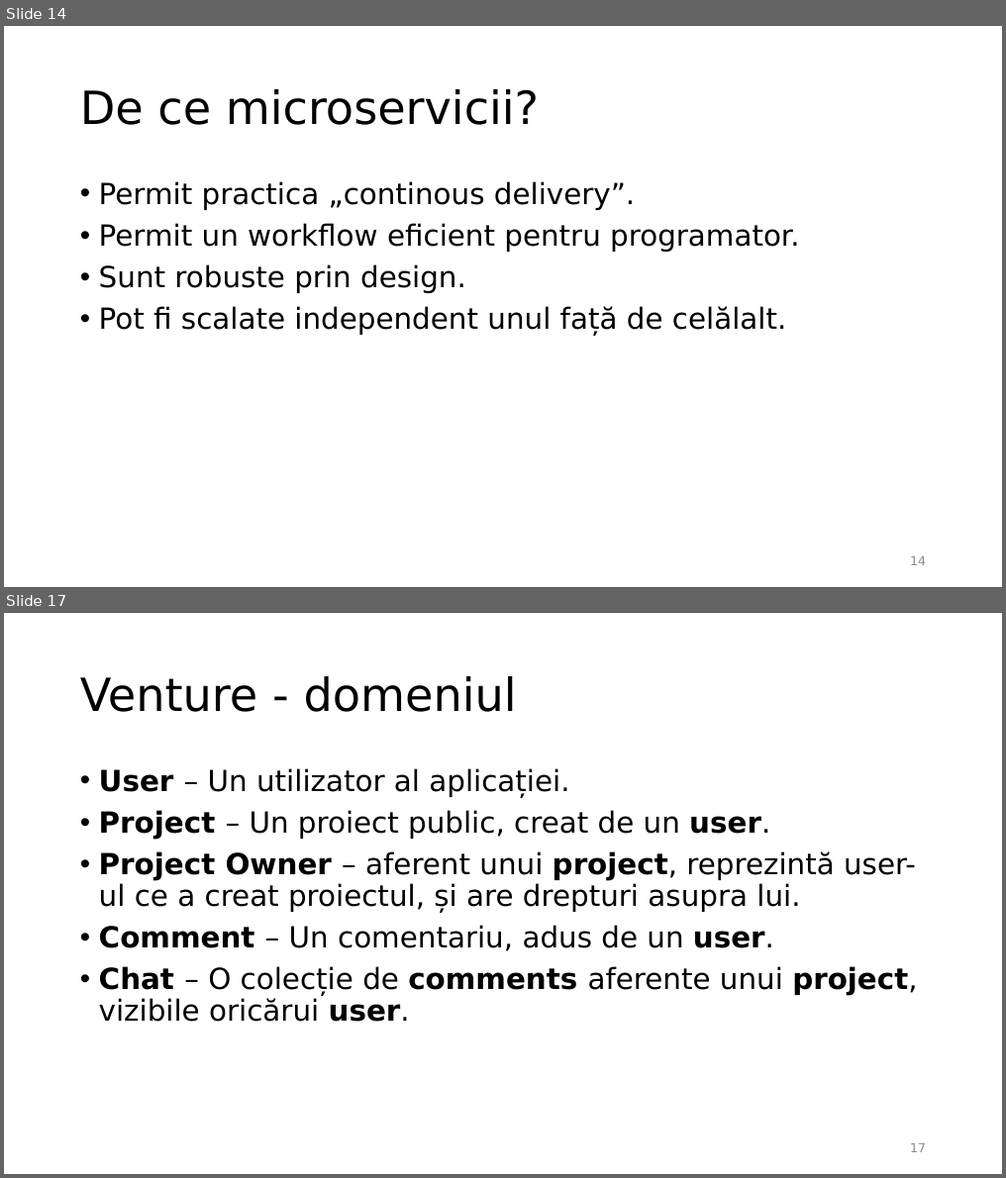
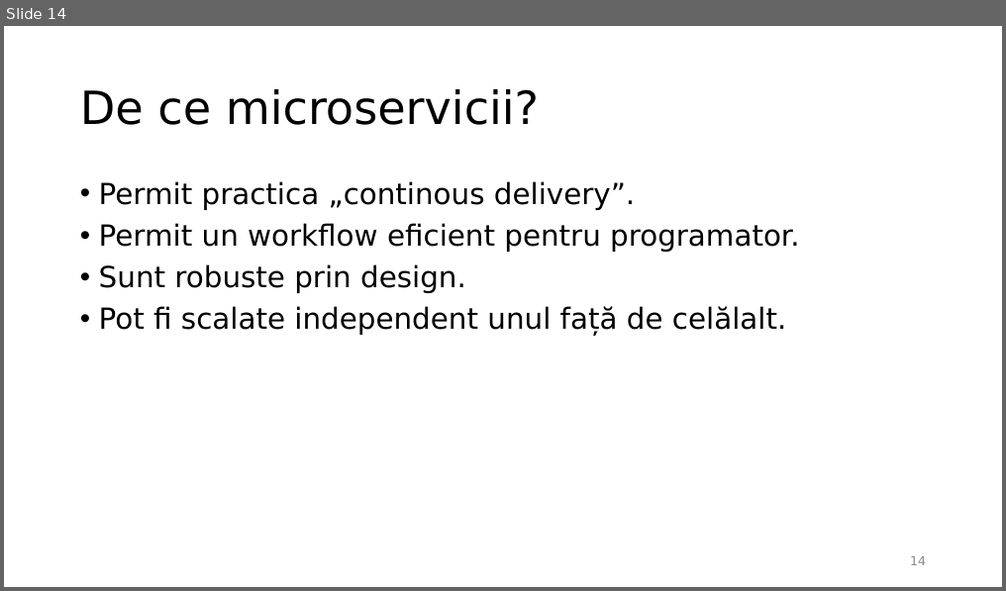
Before and after one commit to radu-solca/Venture, a slide deck: Venture.pptx. Shown one above the other, each under a label of ours: slides 14 and 17 before the commit, slide 14 after it; the slides between them are not shown. The pictures are 1006x1178 and 1006x591 pixels, drawn with LibreOffice and Linux fonts; fonts in the diff are those of the drawing. Boxes give left, top, right and bottom in pixels: in the first picture for what was removed or moved away, otherwise in the second. Text is boxed around its words. In the diff, an @@ line names an element or a change of style, - is before the commit and + after.

```diff
--- a/Venture.pptx
+++ b/Venture.pptx
@@ slide 17 removed at [4,613,1002,1174], background #FFFFFF @@
@@ title removed at [80,676,517,712] @@
-Venture - domeniul
@@ text removed at [99,768,917,1022] @@
-• User – Un utilizator al aplicației.
-• Project – Un proiect public, creat de un user.
-• Project Owner – aferent unui project, reprezintă user-ul ce a creat proiectul, și are drepturi asupra lui.
-• Comment – Un comentariu, adus de un user.
-• Chat – O colecție de comments aferente unui project, vizibile oricărui user.
@@ page number removed at [910,1144,926,1153] @@
-17
```
Also in this commit, not shown: 1 slide changed, 7 slides added, 2 other slides removed, 2 other files.
